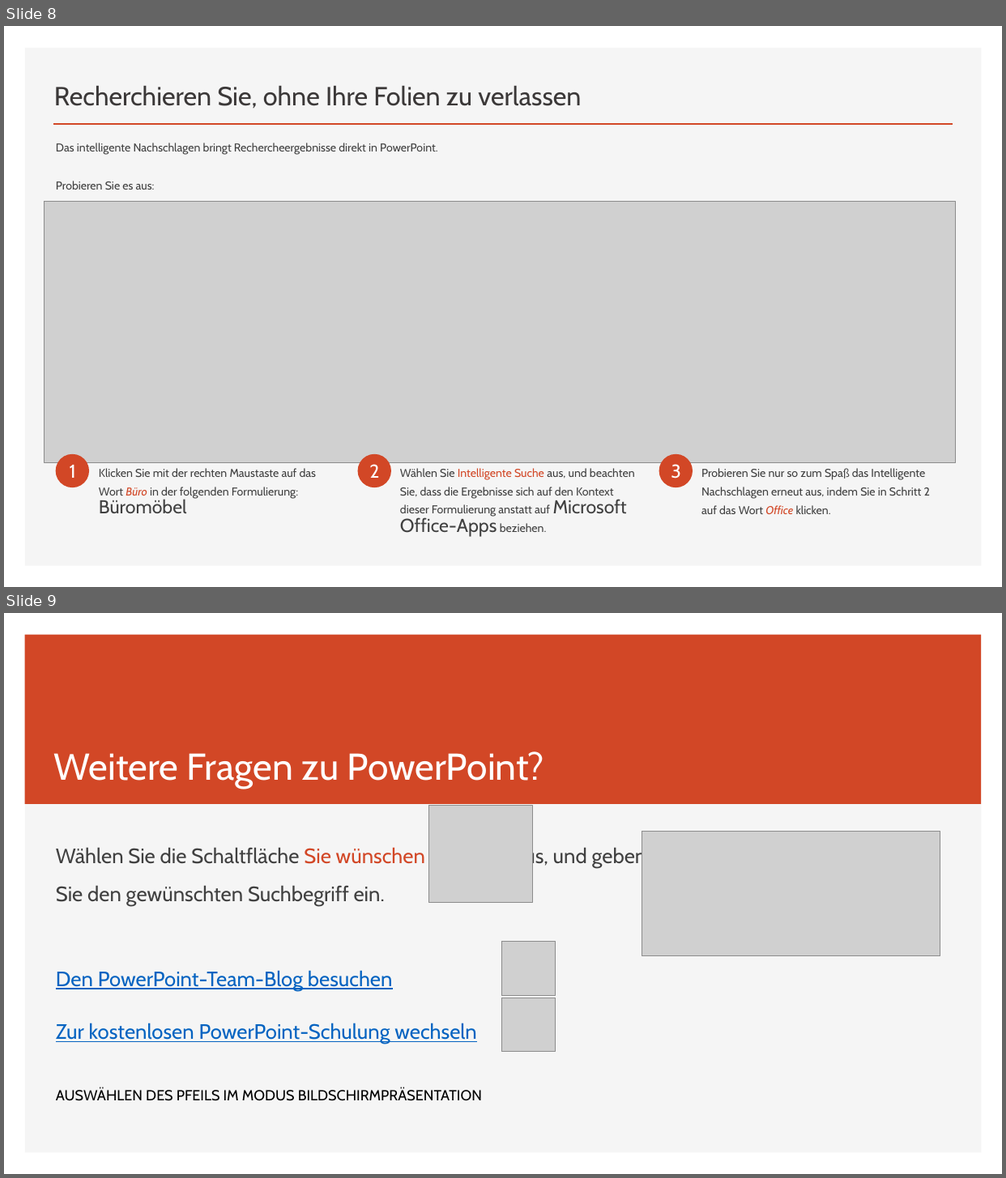
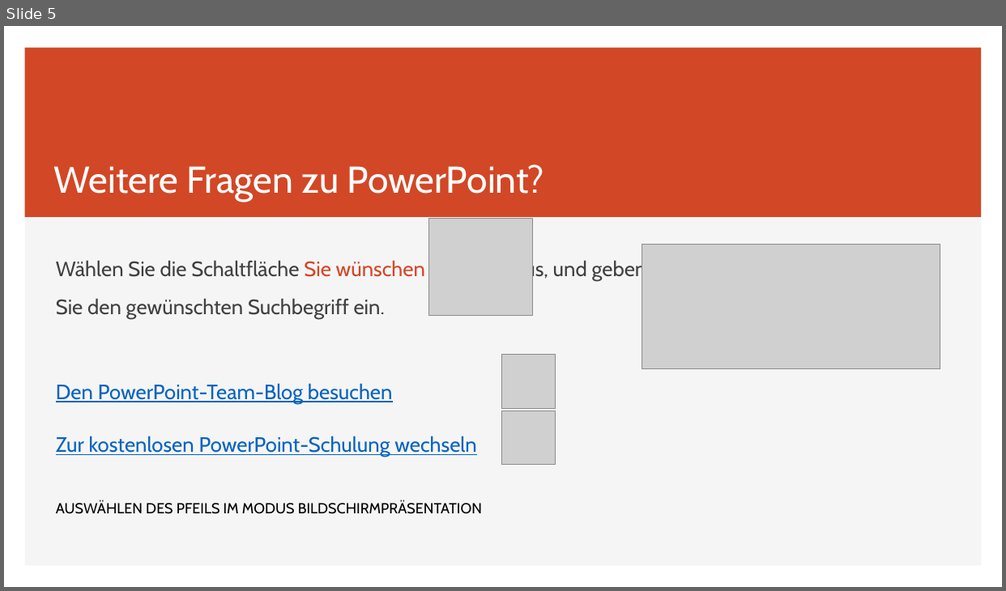
Before and after one commit to annapuu/gruppe3, a slide deck: 4_Presentation/Präsentation.pptx. Shown one above the other, each under a label of ours: slides 8 and 9 before the commit, slide 5 after it. The pictures are 1006x1178 and 1006x591 pixels, drawn with LibreOffice and Linux fonts; fonts in the diff are those of the drawing; grey boxes stand for pictures. Boxes give left, top, right and bottom in pixels: in the first picture for what was removed or moved away, otherwise in the second. Text is boxed around its words. In the diff, an @@ line names an element or a change of style, - is before the commit and + after.

```diff
--- a/4_Presentation/Präsentation.pptx
+++ b/4_Presentation/Präsentation.pptx
@@ slide 8 removed at [4, 26, 1002, 587], background #FFFFFF; not listed: 1 template element that a slide beside it also shows @@
@@ title removed at [54, 85, 581, 108] @@
-Recherchieren Sie, ohne Ihre Folien zu verlassen
@@ line removed from (53, 124) to (953, 124) @@
@@ text removed at [56, 143, 438, 190] @@
-Das intelligente Nachschlagen bringt Rechercheergebnisse direkt in PowerPoint.
-Probieren Sie es aus:
@@ picture removed at [44, 202, 956, 464] @@
@@ ellipse removed at [56, 454, 89, 488] @@
@@ ellipse removed at [358, 454, 392, 488] @@
@@ ellipse removed at [659, 454, 692, 488] @@
@@ text removed at [70, 465, 76, 478] @@
-1
@@ text removed at [99, 468, 316, 514] @@
-Klicken Sie mit der rechten Maustaste auf das Wort Büro in der folgenden Formulierung: Büromöbel
@@ text removed at [369, 464, 379, 478] @@
-2
@@ text removed at [400, 468, 635, 537] @@
-Wählen Sie Intelligente Suche aus, und beachten Sie, dass die Ergebnisse sich auf den Kontext dieser Formulierung anstatt auf Microsoft Office-Apps beziehen.
@@ text removed at [671, 464, 681, 479] @@
-3
@@ text removed at [701, 468, 930, 514] @@
-Probieren Sie nur so zum Spaß das Intelligente Nachschlagen erneut aus, indem Sie in Schritt 2 auf das Wort Office klicken.
@@ what was slide 9 is now slide 5 @@
```
Also in this commit, not shown: 2 slides changed, 3 other slides removed.
